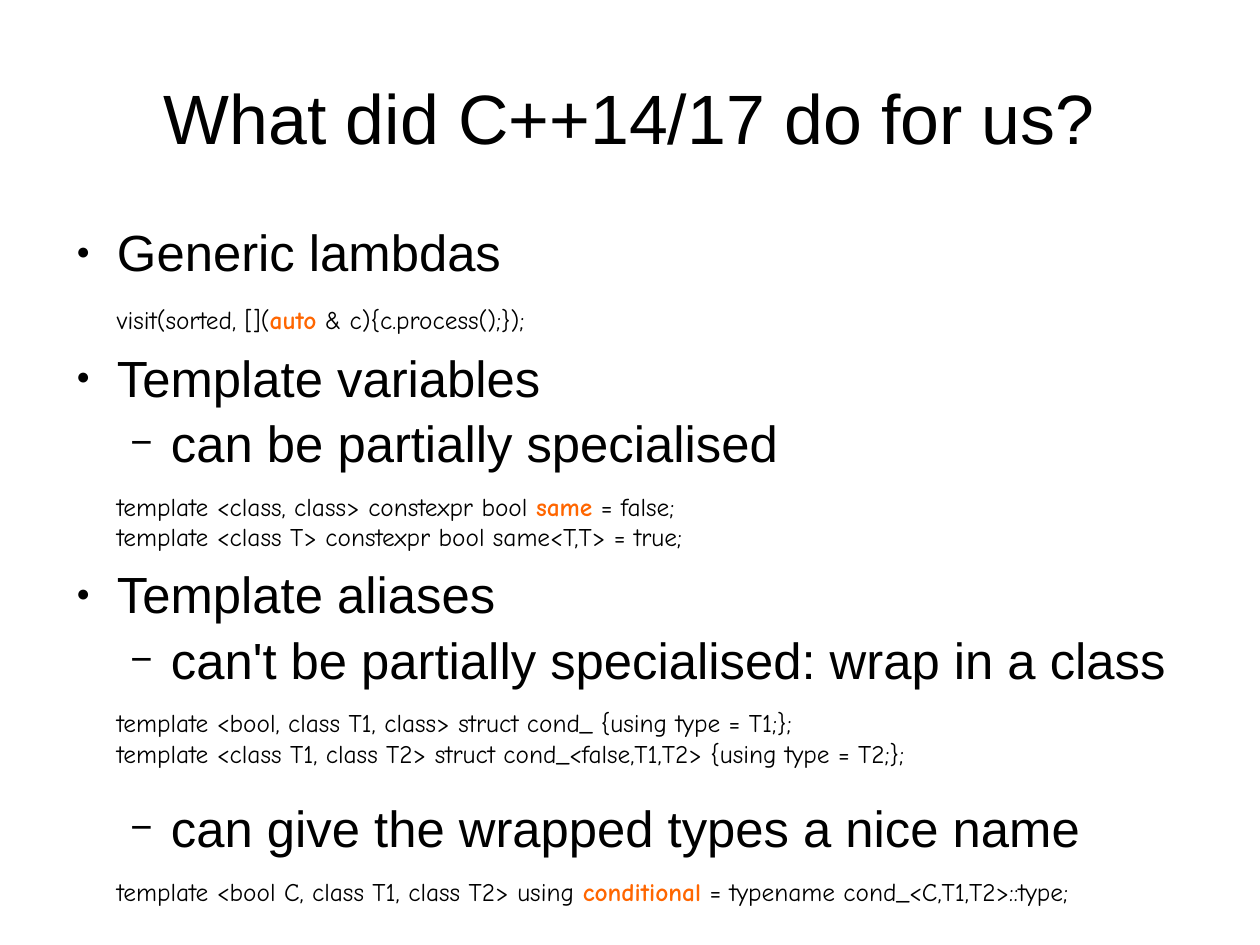
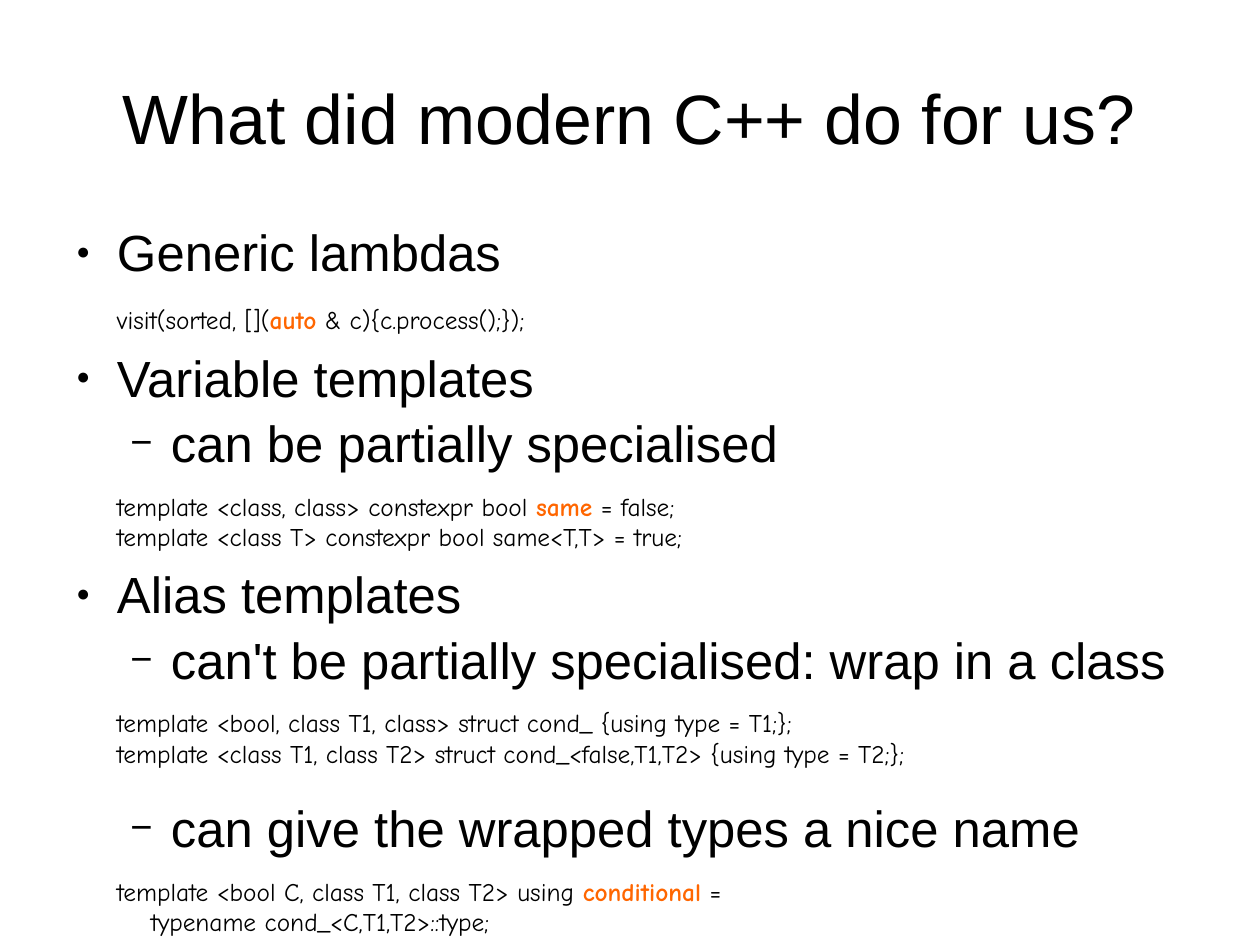
Before and after one commit to mikeseymour/wocca, a slide deck: slide 15 of docs/MikeSeymourACCU201709.odp. Drawn at 1260x945 pixels with LibreOffice and Linux fonts; fonts in the diff are those of the drawing. Boxes give left, top, right and bottom in pixels: in the first picture for what was removed or moved away, otherwise in the second. Text is boxed around its words. In the diff, an @@ line names an element or a change of style, - is before the commit and + after.

Commit message:
Rename a variable, improve presentation

```diff
--- a/docs/MikeSeymourACCU201709.odp
+++ b/docs/MikeSeymourACCU201709.odp
@@ title at [123,93,1136,145]: text changed @@
-What did C++14/17 do for us?
+What did modern C++ do for us?
@@ text at [117,360,534,407]: text changed @@
-● Template variables
+● Variable templates
@@ text at [117,576,461,624]: text changed @@
-● Template aliases
+● Alias templates
@@ text at [117,883,701,906]: text changed @@
-template <bool C, class T1, class T2> using conditional = typename cond_<C,T1,T2>::type;
+template <bool C, class T1, class T2> using conditional =
+typename cond_<C,T1,T2>::type;
```
Also in this commit, not shown: 7 other slides changed, 2 other files.
